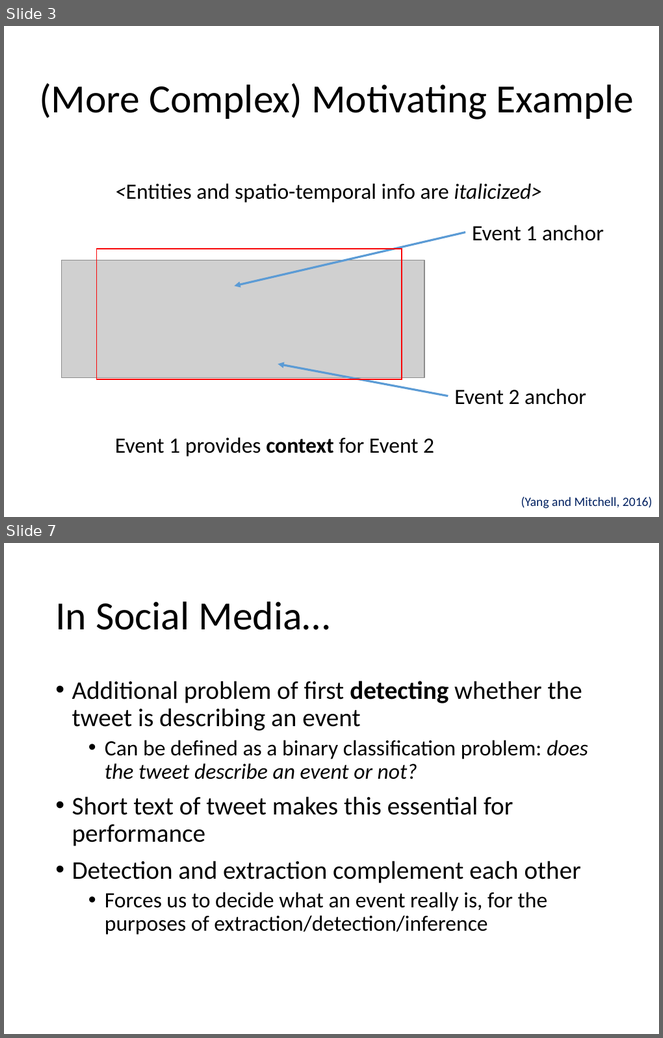
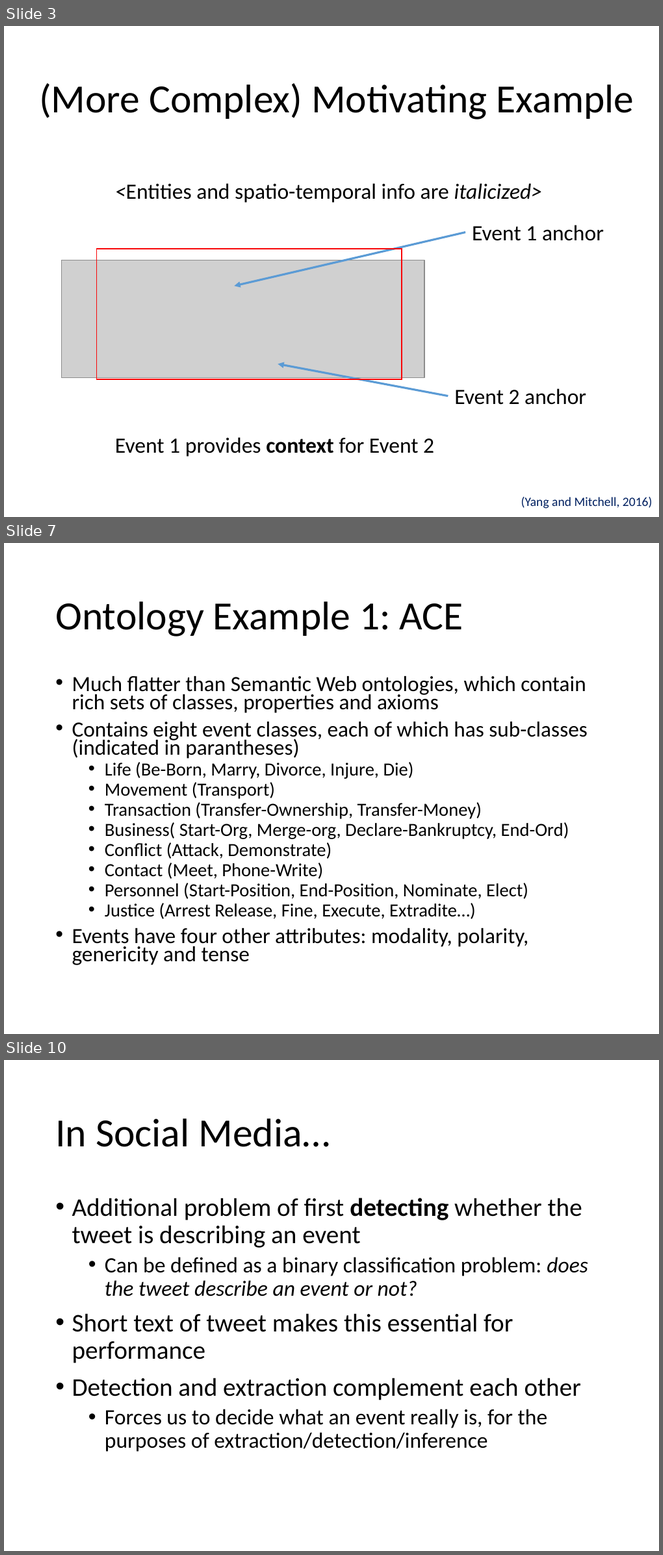
Before and after one commit to evhart/smasac-tutorial, a slide deck: slides/pptx/5-event-extraction.pptx. Shown one above the other, each under a label of ours: slides 3 and 7 before the commit, slides 3, 7 and 10 after it; the slides between them are not shown. The pictures are 663x1038 and 663x1555 pixels, drawn with LibreOffice and Linux fonts; fonts in the diff are those of the drawing; grey boxes stand for pictures. Boxes give left, top, right and bottom in pixels: in the first picture for what was removed or moved away, otherwise in the second. Text is boxed around its words. In the diff, an @@ line names an element or a change of style, - is before the commit and + after.

```diff
--- a/slides/pptx/5-event-extraction.pptx
+++ b/slides/pptx/5-event-extraction.pptx
@@ slide 7 added at [4,543,659,1034], background #FFFFFF @@
@@ title added at [55,601,464,637], 44 pt, text #000000 @@
+Ontology Example 1: ACE
@@ text added at [72,676,588,965], 20.4 pt, text #000000 @@
+• Much flatter than Semantic Web ontologies, which contain rich sets of classes, properties and axioms
+• Contains eight event classes, each of which has sub-classes (indicated in parantheses)
+  • Life (Be-Born, Marry, Divorce, Injure, Die)
+  • Movement (Transport)
+  • Transaction (Transfer-Ownership, Transfer-Money)
+  • Business( Start-Org, Merge-org, Declare-Bankruptcy, End-Ord)
+  • Conflict (Attack, Demonstrate)
+  • Contact (Meet, Phone-Write)
+  • Personnel (Start-Position, End-Position, Nominate, Elect)
+  • Justice (Arrest Release, Fine, Execute, Extradite…)
+• Events have four other attributes: modality, polarity, genericity and tense
@@ what was slide 7 is now slide 10 @@
```
Also in this commit, not shown: 4 slides changed, 3 other slides added, 9 other files.
